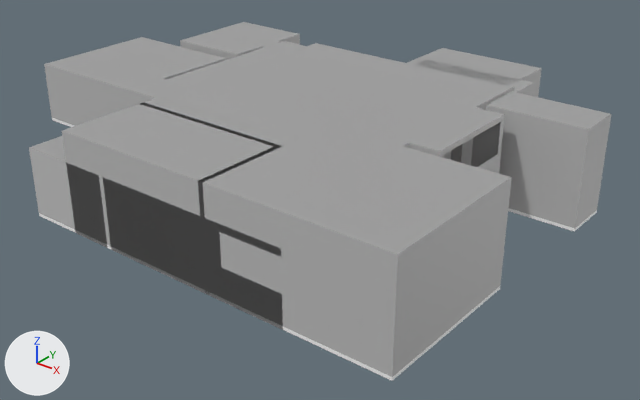
Before and after pictures for a commit that changed the Blender file Assets/Axtras/Models/Env/Level1.blend.
Rendered twice from a 50 mm camera at (47.3, -52.1, 38.1) aimed at (-5.8, 14.3, -3.1). Arrows for +X, +Y and +Z are at lower left; the lights stay in place. The same objects are shown in both versions, whatever each file hides.

The older version as bpy lines, for what is in view:
```python
ob_l_1 = bpy.data.objects.new('L 1', me_plane)
ob_l_1.location = (0.0, 0.0, 0.0)
ob_l_2 = bpy.data.objects.new('L 2', me_plane_001)
ob_l_2.location = (0.0, 0.0, 0.0)
ob_l_3 = bpy.data.objects.new('L 3', me_plane_004)
ob_l_3.location = (0.0, 0.0, 0.0)
```
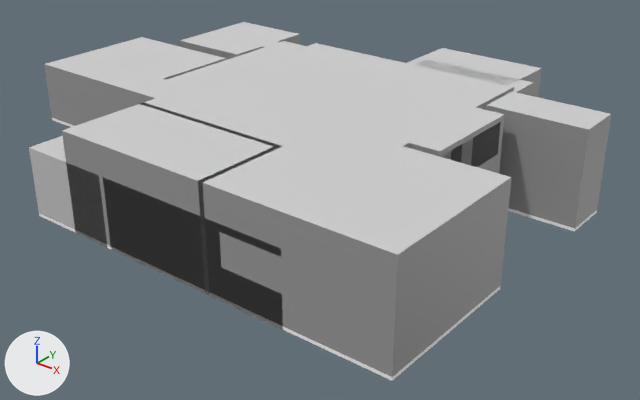
The change, as a diff of the scene's bpy script:
```diff
--- a/Assets/Axtras/Models/Env/Level1.blend.py
+++ b/Assets/Axtras/Models/Env/Level1.blend.py
@@ mat_wall_1 @@
 mat_wall_1 = principled_material('Wall 1')
-mat_wall_1.base_color = (0.517, 0.517, 0.517)  # grey #bebebe
+mat_wall_1.base_color = (0.321, 0.321, 0.321)  # grey #9a9a9a
@@ mat_roof_1 @@
 mat_roof_1 = principled_material('Roof 1')
-mat_roof_1.base_color = (0.353, 0.353, 0.353)  # grey #a0a0a0
+mat_roof_1.base_color = (0.629, 0.629, 0.629)  # light grey #d0d0d0
 mat_roof_1.roughness = 1.0
```

Where the change shows, as pixel boxes (x1, y1, x2, y2) in the pictures (640 x 400 px):
'L 2', recoloured
    both: (62, 43, 612, 379)
'L 3', recoloured
    both: (44, 22, 542, 160)
'L 1', recoloured
    both: (29, 59, 533, 328)
